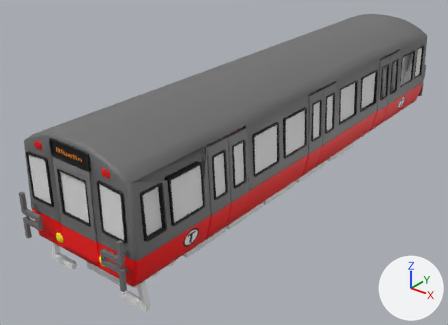
A saved change to the FBX model SourceAssets/Environments/Subway/Train/RedLineTrain_SkelMesh.fbx.
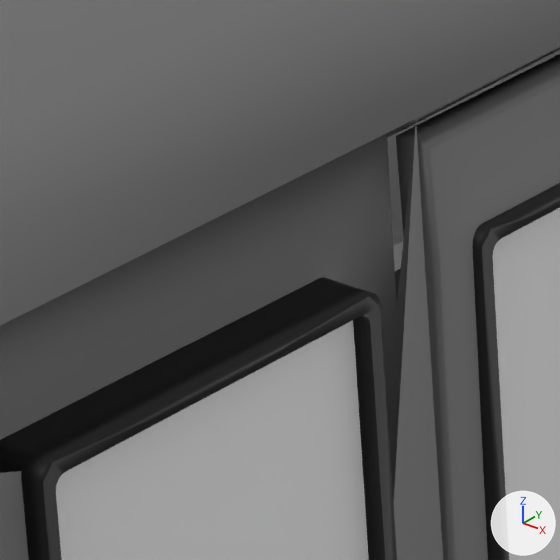
Each version appears first whole from a 50 mm camera at (12.31, -17.35, 11.31) aimed at (-0.96, -0.77, 1.03), and next in a close-up on the part from 37% to 49% of the width and 41% to 58% of the height. Arrows for +X, +Y and +Z are at lower right; the lights stay in place. The first two pictures are the older version. Vertices at exactly the same position are counted once.

Before the edit, the objects in view are built like this:
```python
me_circle = bpy.data.meshes.new('Circle')
me_circle.from_pydata(...)  # 23215 vertices, 21693 faces; spans x -2.3..2.3, y -8.8..10.5, z 0.0..4.9
# faces by material slot: [16578, 4353, 472, 34, 256]
me_circle.materials.append(mat_lights__trim)  # picture img_redlinetrain_windows_emissive_png
me_circle.materials.append(mat_exterior)  # picture img_redlinetrain_exterior_albedo_png
me_circle.materials.append(mat_wheels)  # its picture is missing
me_circle.materials.append(mat_window)  # white #e7e7e7
me_circle.materials.append(mat_interior)  # its picture is missing
ob_mesh = bpy.data.objects.new('Mesh', me_circle)
ob_mesh.location = (0.0, 0.0, 0.0)
```
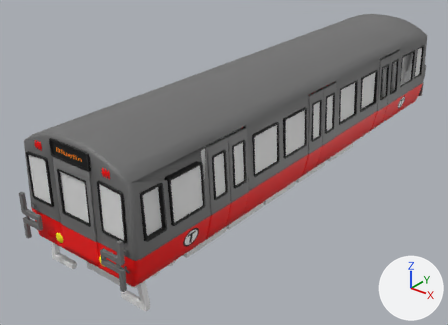
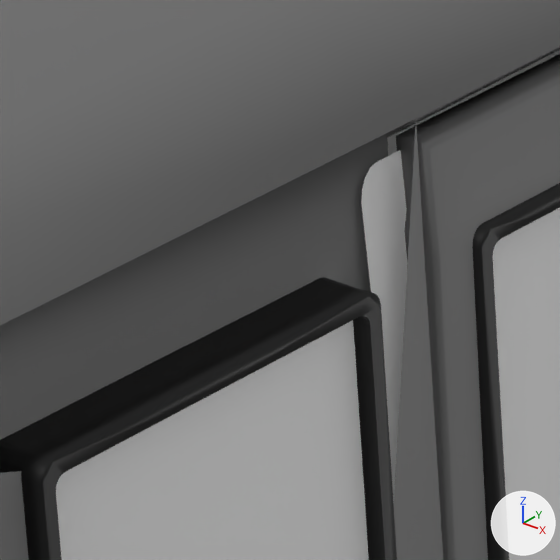
Commit message: Fixing up train scene

What differs and where, as boxes (x1, y1, x2, y2) in the close-ups (560 x 560 px):
part 1 of me_circle, added
    after: (361, 150, 408, 504)

The change, as a diff of the scene's bpy script:
```diff
--- a/SourceAssets/Environments/Subway/Train/RedLineTrain_SkelMesh.fbx.py
+++ b/SourceAssets/Environments/Subway/Train/RedLineTrain_SkelMesh.fbx.py
@@ me_circle @@
 # used by ob_mesh; location = (0.0, 0.0, 0.0)
-me_circle.from_pydata(...)  # 23215 vertices, 21693 faces; spans x -2.3..2.3, y -8.8..10.5, z 0.0..4.9
+me_circle.from_pydata(...)  # 23331 vertices, 21701 faces; spans x -2.3..2.3, y -8.8..10.5, z 0.0..4.9
+# me_circle part 1: a new loose piece of 29 vertices spanning x 2.0..2.2, y -5.6..-3.6, z 1.1..4.1, in mat_window (white #e7e7e7)
+# other edits to the shape of me_circle do not show in these pictures
 me_circle.materials.append(mat_lights__trim)
```
